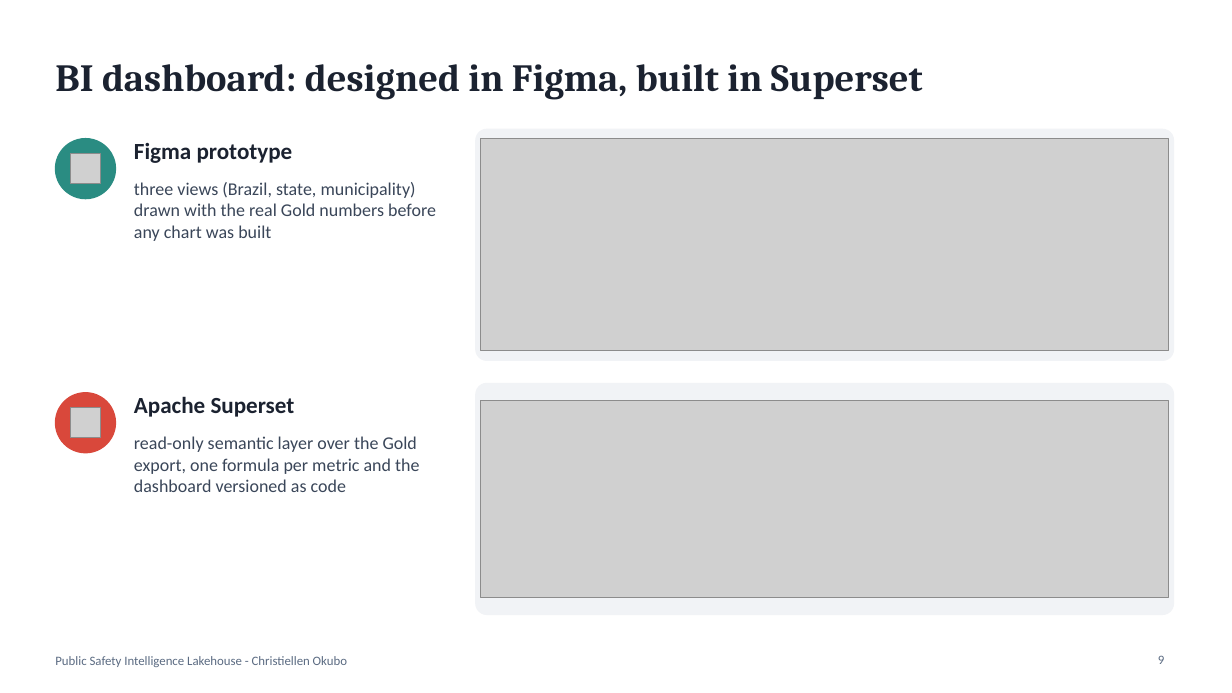
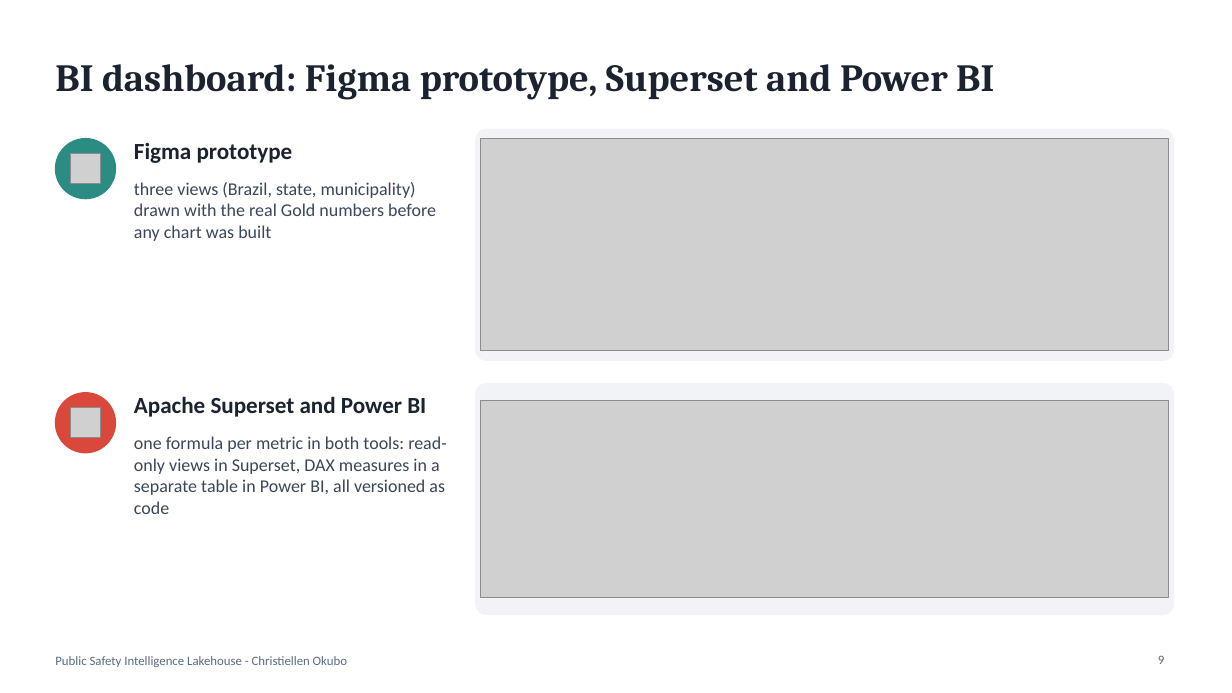
Before and after one commit to Christiellen/Public-Safety-Intelligence-Lakehouse, a slide deck: slide 9 of docs/presentation/PSI_Lakehouse_Presentation_EN_v4.pptx. Drawn at 1232x693 pixels with LibreOffice and Linux fonts; fonts in the diff are those of the drawing; grey boxes stand for pictures. Boxes give left, top, right and bottom in pixels: in the first picture for what was removed or moved away, otherwise in the second. Text is boxed around its words. In the diff, an @@ line names an element or a change of style, - is before the commit and + after.

Commit message:
Power BI version, architecture and presentations

```diff
--- a/docs/presentation/PSI_Lakehouse_Presentation_EN_v4.pptx
+++ b/docs/presentation/PSI_Lakehouse_Presentation_EN_v4.pptx
@@ title at (55, 64, 994, 100): text changed @@
-BI dashboard: designed in Figma, built in Superset
+BI dashboard: Figma prototype, Superset and Power BI
@@ text at (134, 396, 426, 417): text changed @@
-Apache Superset
+Apache Superset and Power BI
@@ text at (134, 436, 447, 514): text changed @@
-read-only semantic layer over the Gold export, one formula per metric and the dashboard versioned as code
+one formula per metric in both tools: read-only views in Superset, DAX measures in a separate table in Power BI, all versioned as code
```
Also in this commit, not shown: 1 other slide changed, 2 other files.
